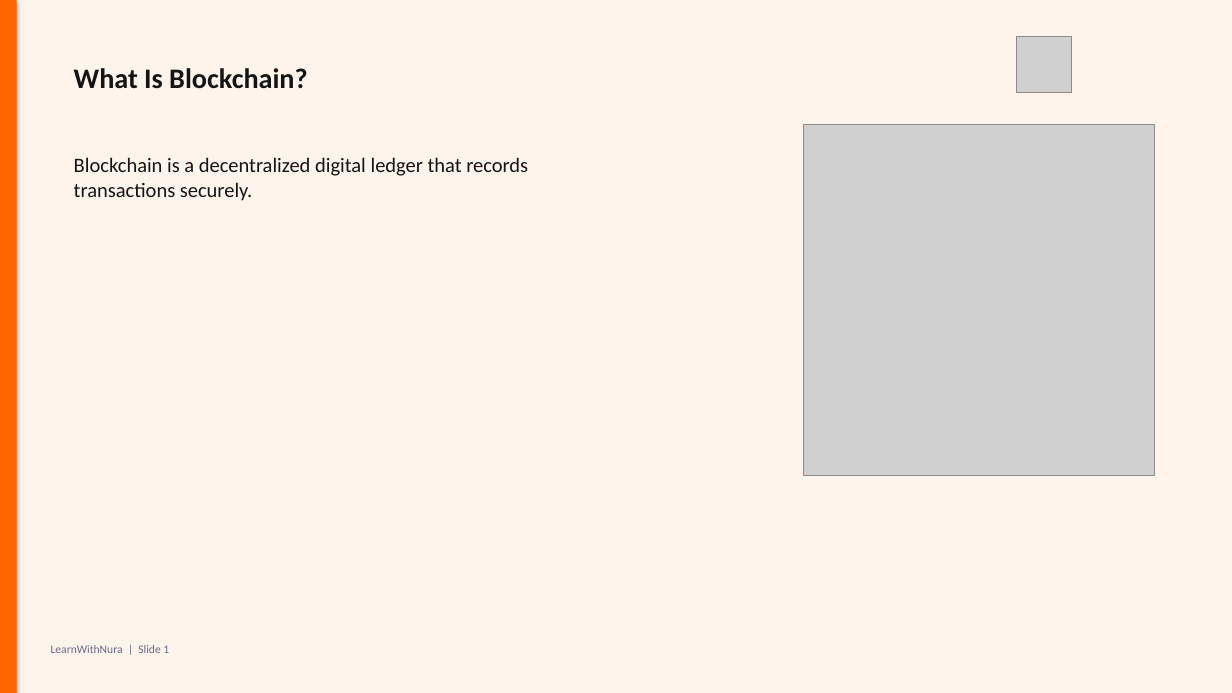
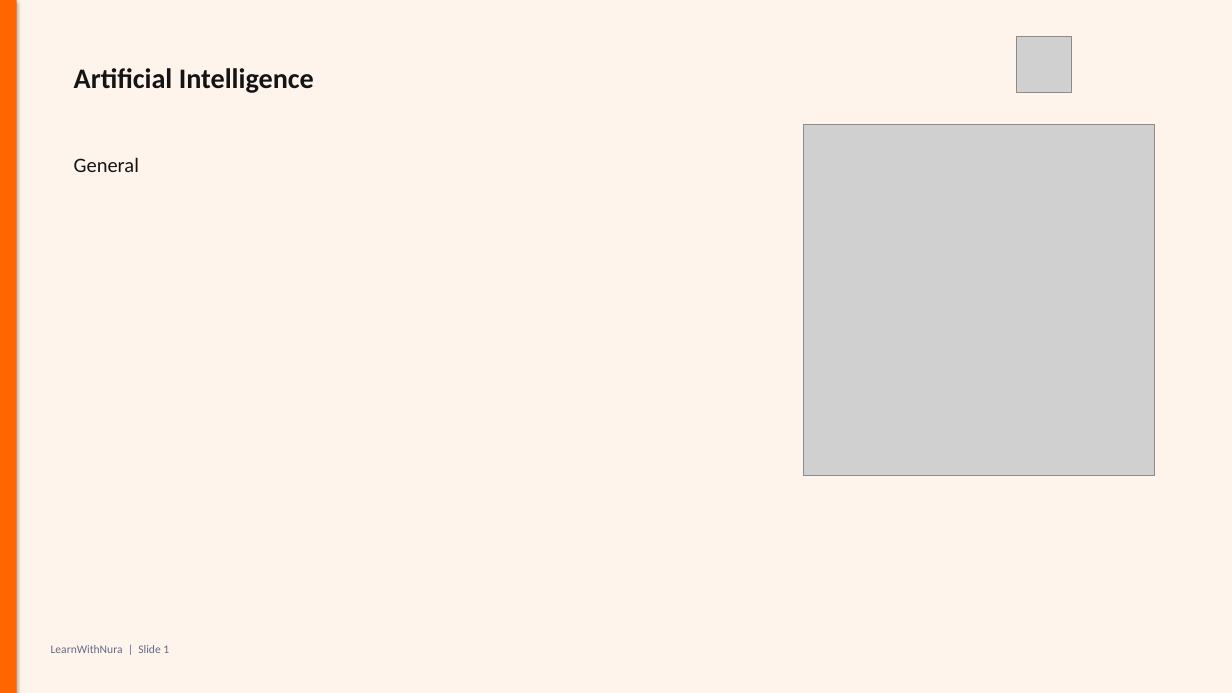
Before and after one commit to mnura361234-ship-it/learnwithnura-ppt, a slide deck: slide 2 of output/web3_Carousel.pptx. Drawn at 1232x693 pixels with LibreOffice and Linux fonts; fonts in the diff are those of the drawing; grey boxes stand for pictures. Boxes give left, top, right and bottom in pixels: in the first picture for what was removed or moved away, otherwise in the second. Text is boxed around its words. In the diff, an @@ line names an element or a change of style, - is before the commit and + after.

```diff
--- a/output/web3_Carousel.pptx
+++ b/output/web3_Carousel.pptx
@@ text at [74,68,314,93]: text changed @@
-What Is Blockchain?
+Artificial Intelligence
@@ text at [74,157,139,172]: text changed @@
-Blockchain is a decentralized digital ledger that records transactions securely.
+General
```
Also in this commit, not shown: 3 slides added, 3 slides removed, 14 other files.
